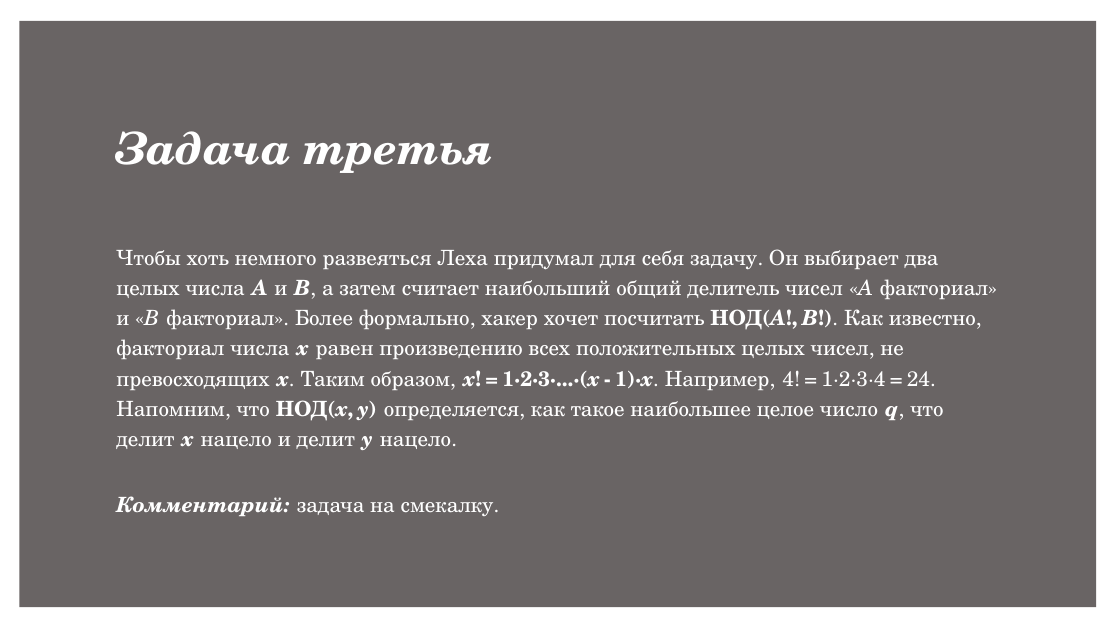
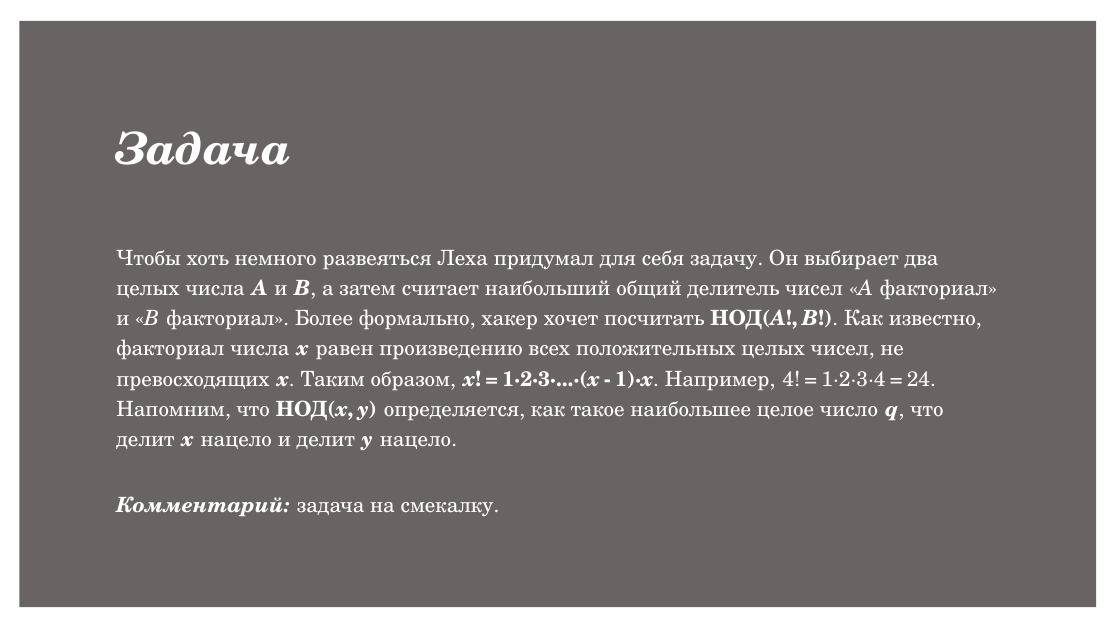
Before and after one commit to strax1e/AltExam, a slide deck: slide 1 of Level A/A3/A3 разбор.pptx. Drawn at 1120x630 pixels with LibreOffice and Linux fonts; fonts in the diff are those of the drawing. Boxes give left, top, right and bottom in pixels: in the first picture for what was removed or moved away, otherwise in the second. Text is boxed around its words. In the diff, an @@ line names an element or a change of style, - is before the commit and + after.

```diff
--- a/Level A/A3/A3 разбор.pptx
+++ b/Level A/A3/A3 разбор.pptx
@@ title at (116,131,291,165): text changed @@
-Задача третья
+Задача
```
Also in this commit, not shown: 3 other files.
